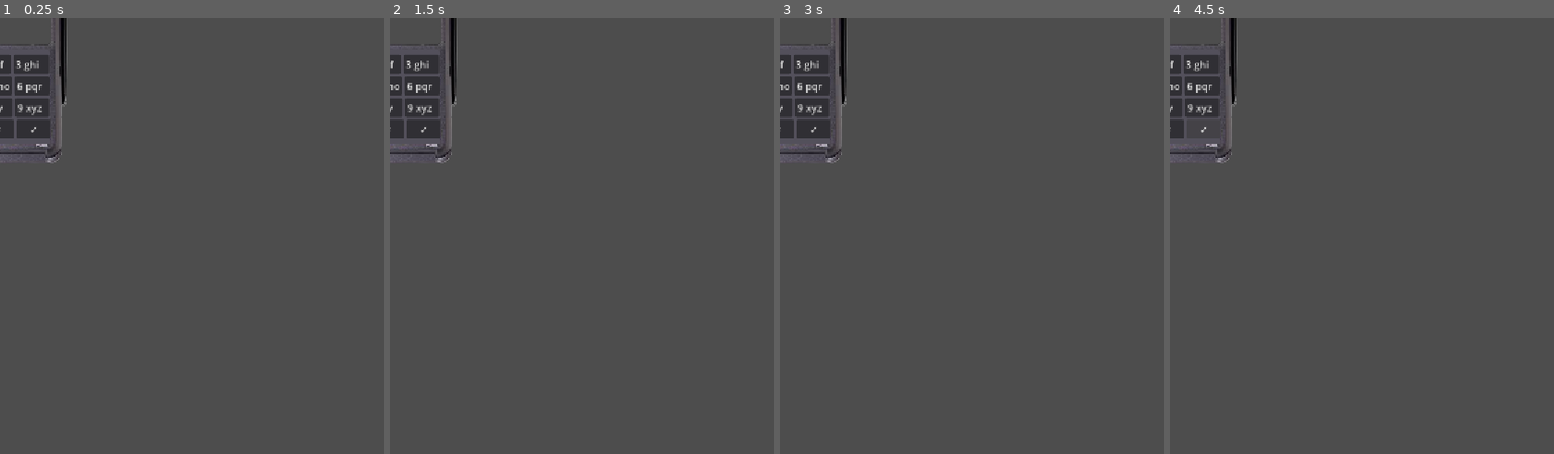
Above: before the commit, frames 1-4 (left to right).
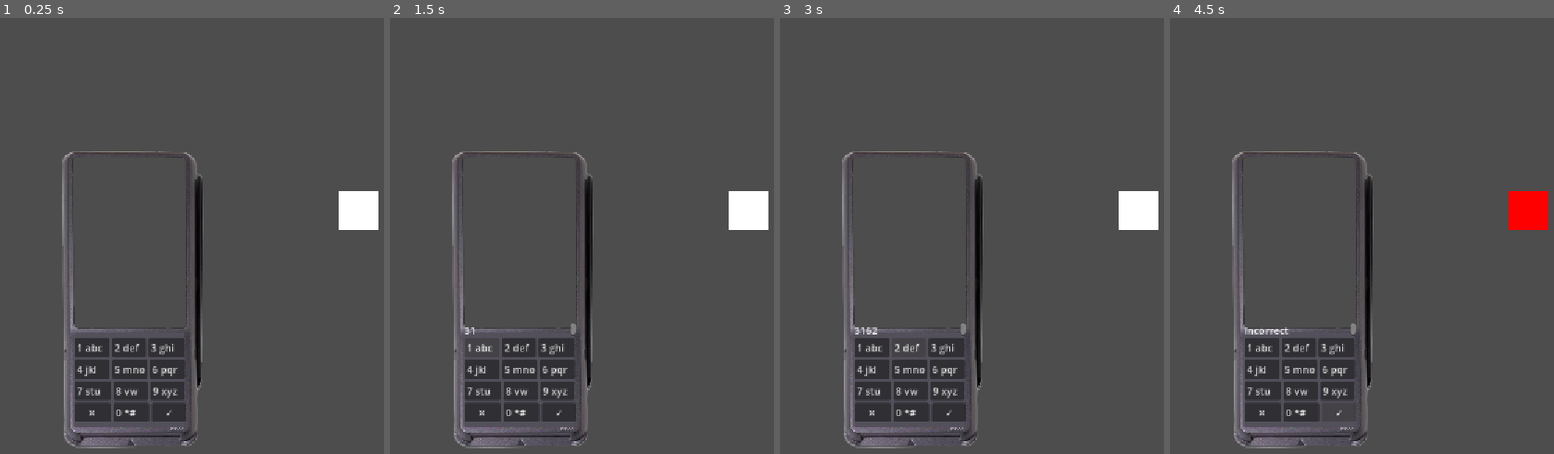
Above: after the commit, the same moments.

Repository: SkidadleSkidoodl/hackathon-malfunction-project
Game: Godot game, scene res://scenes/card_reader.tscn
Same seed, same stepped clock (60 frames per second), same inputs: the game is played once before the commit and once after it. This scene is started directly instead of the project's main scene.
Inputs (mouse positions are in pixels of both pictures, inside the frame that each line leads up to):
- Up to frame 1 (0.25 s): no input
- Up to frame 2 (1.5 s): click "3 ghi" at 0.5 s; click (482, 349) at 1.25 s, where only the run after the commit has a clickable "1 abc"
- Up to frame 3 (3 s): click "6 pqr" at 2 s; click (910, 349) at 2.75 s, where only the run after the commit has a clickable "2 def"
- Up to frame 4 (4.5 s): click "9 xyz" at 3.5 s; click "✓" at 4.25 s

The runs differ from the first frame. In frame 1, 11% of the frame differs, in the area x 0-99%, y 0-99%; in frame 2, 10%; in frame 3, 10%; in frame 4, 9.9%.

Commit message:
i am NOT finishing this

Diff:
--- a/scenes/card_reader.tscn
+++ b/scenes/card_reader.tscn
@@ -3,7 +3,10 @@
 [ext_resource type="Texture2D" uid="uid://vn22ihblrxw" path="res://graphics/temp graphics/card reader trans.png" id="1_prywy"]
 [ext_resource type="Script" uid="uid://dwk1g13tllyi3" path="res://scenes/keypad.gd" id="2_35ejc"]
 
+[sub_resource type="DrawableTexture2D" id="DrawableTexture2D_g7bqp"]
+
 [node name="card_reader" type="Node2D" unique_id=941940067]
+position = Vector2(219, 459)
 
 [node name="CardReaderTrans" type="Sprite2D" parent="." unique_id=105289799]
 scale = Vector2(1.1, 1.1)
@@ -92,6 +95,10 @@
 layout_mode = 2
 text = "    ✓    "
 
+[node name="square" type="Sprite2D" parent="Control" unique_id=675379328]
+position = Vector2(362, -161)
+texture = SubResource("DrawableTexture2D_g7bqp")
+
 [connection signal="pressed" from="Control/VBoxContainer/Row 1/1" to="Control" method="_on_1_pressed"]
 [connection signal="pressed" from="Control/VBoxContainer/Row 1/2" to="Control" method="_on_2_pressed"]
 [connection signal="pressed" from="Control/VBoxContainer/Row 1/3" to="Control" method="_on_3_pressed"]
--- a/scenes/keypad.gd
+++ b/scenes/keypad.gd
@@ -1,56 +1,91 @@
 extends Control
 
-var type_text: String
-var passcode: String
+var typed_text: String
+var passcode: String = "123"
+var confirmation: int = 0
+
+var number_of_guesses: int = 0
+var guesses_allowed: int = 3
+var timer = Timer.new()
+var flash = Timer.new()
+var square_is_red: bool = false
 
 @onready var label: RichTextLabel = $VBoxContainer/RichTextLabel
 @onready var square: Sprite2D = $square
 
 
-func _on_1_pressed() -> void:
-	pass
+func _ready() -> void:
+	timer.autostart = false
+	timer.one_shot = true
+	timer.timeout.connect(_on_timer_Timeout)
+	add_child(timer)
+	flash.autostart = false
+	flash.timeout.connect(_on_flash_Timeout)
+	add_child(flash)
+
+func _on_timer_Timeout():
+	square.modulate = Color(1,1,1)
+	typed_text = ""
+	label.text = typed_text
+
+func _on_flash_Timeout():
+	if square_is_red:
+		square.modulate = Color(1,1,1)
+		square_is_red = false
+	else:
+		square.modulate = Color(1,0,0)
+		square_is_red = true
+		flash.start(0.5)
 
 
+func _on_1_pressed() -> void:
+	typed_text += '1'
+	label.text = typed_text
 func _on_2_pressed() -> void:
-	pass # Replace with function body.
-
-
+	typed_text += '2'
+	label.text = typed_text
 func _on_3_pressed() -> void:
-	pass # Replace with function body.
-
-
+	typed_text += '3'
+	label.text = typed_text
 func _on_4_pressed() -> void:
-	pass # Replace with function body.
-
-
+	typed_text += '4'
+	label.text = typed_text
 func _on_5_pressed() -> void:
-	pass # Replace with function body.
-
-
+	typed_text += '5'
+	label.text = typed_text
 func _on_6_pressed() -> void:
-	pass # Replace with function body.
-
-
+	typed_text += '6'
+	label.text = typed_text
 func _on_7_pressed() -> void:
-	pass # Replace with function body.
-
-
-
+	typed_text += '7'
+	label.text = typed_text
 func _on_8_pressed() -> void:
-	pass # Replace with function body.
-
-
+	typed_text += '8'
+	label.text = typed_text
 func _on_9_pressed() -> void:
-	pass # Replace with function body.
-
-
+	typed_text += '9'
+	label.text = typed_text
+func _on_0_pressed() -> void:
+	typed_text += '0'
+	label.text = typed_text
 func _on_cancel_pressed() -> void:
-	pass # Replace with function body.
-
-
-func _on_0_pressed() -> void:
-	pass # Replace with function body.
-
-
+	if typed_text != passcode:
+		confirmation = 3
 func _on_confirm_pressed() -> void:
-	pass # Replace with function body.
+	if number_of_guesses < guesses_allowed:
+		if typed_text == passcode:
+			square.modulate = Color(0,1,0)
+			typed_text = "Correct"
+			label.text = typed_text
+			timer.start(0.5)
+		elif typed_text != passcode:
+			square.modulate = Color(1,0,0)
+			typed_text = "Incorrect"
+			label.text = typed_text
+			timer.start(0.5)
+	else:
+		typed_text = "Locked Out"
+		label.text = typed_text
+		square.modulate = Color(1,0,0)
+		square_is_red = true
+		flash.start(0.5)
